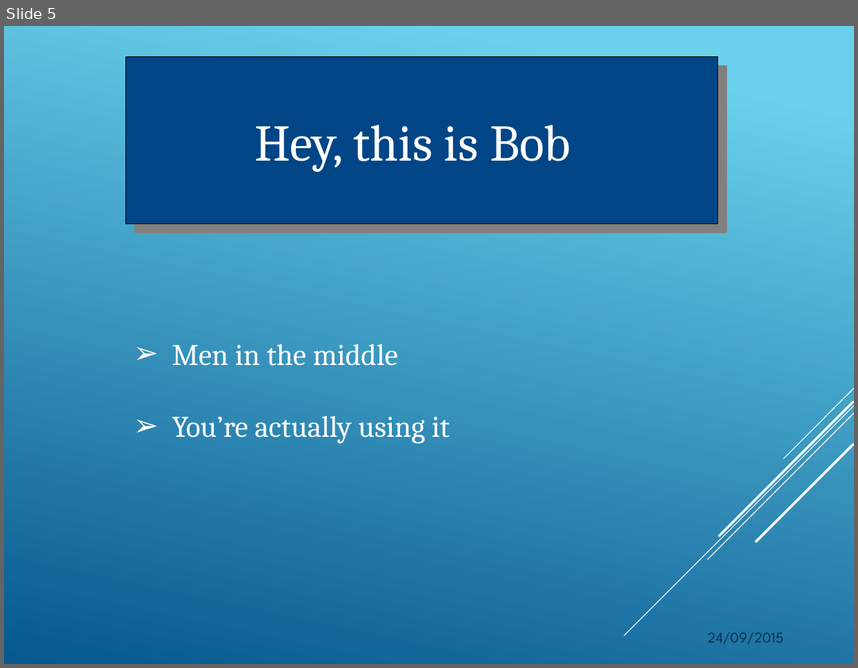
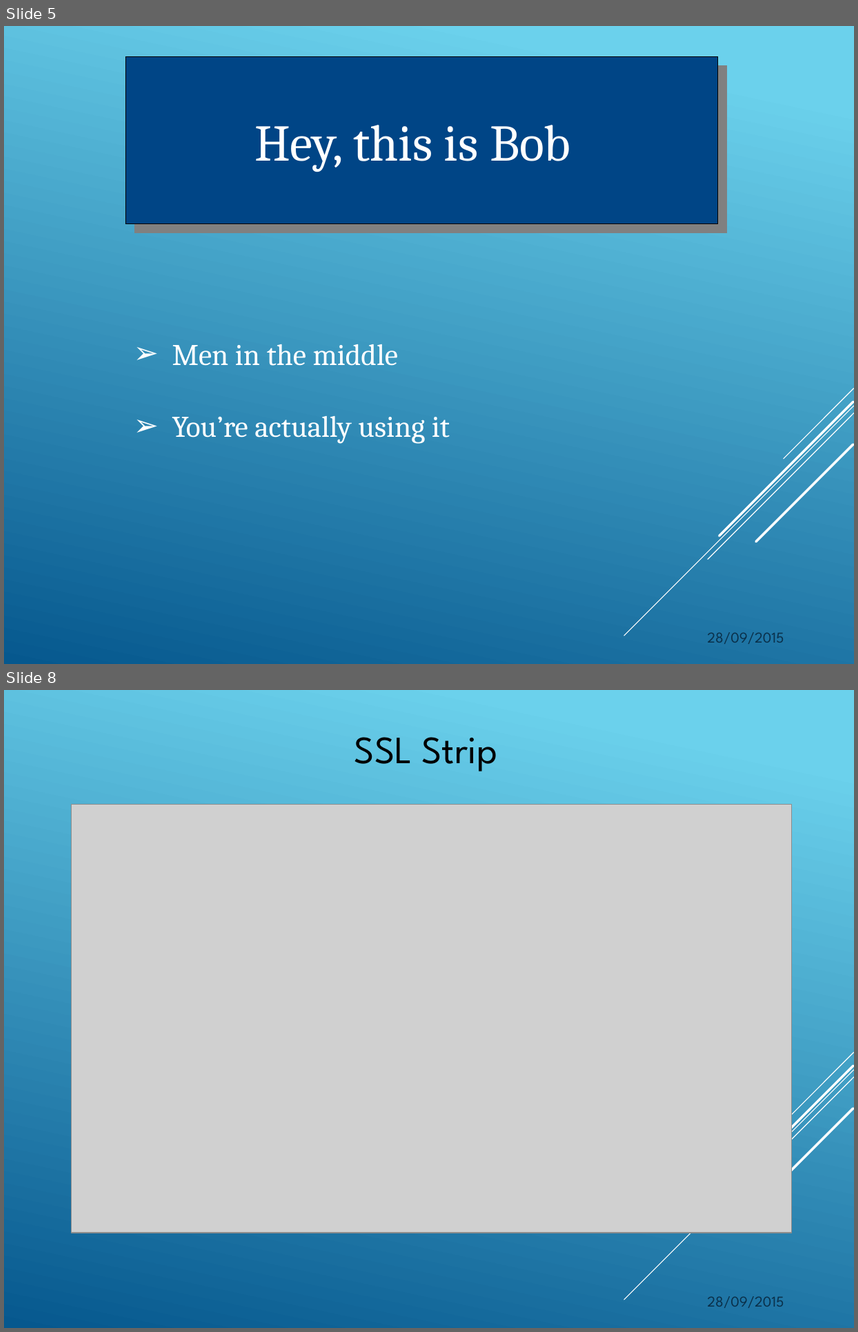
Before and after one commit to lyifan/jsct, a slide deck: doc/jsct.pptx. Shown one above the other, each under a label of ours: slide 5 before the commit, slides 5 and 8 after it; the slides between them are not shown. The pictures are 858x668 and 858x1332 pixels, drawn with LibreOffice and Linux fonts; fonts in the diff are those of the drawing; grey boxes stand for pictures. Boxes give left, top, right and bottom in pixels: in the first picture for what was removed or moved away, otherwise in the second. Text is boxed around its words. In the diff, an @@ line names an element or a change of style, - is before the commit and + after.

```diff
--- a/doc/jsct.pptx
+++ b/doc/jsct.pptx
@@ slide 8 added at bbox=[4, 690, 854, 1328], background gradient #6ED2EB to #06588E; not listed: 5 template elements that a slide beside it also shows @@
@@ text added at bbox=[355, 737, 497, 771], 36 pt, text #000000 @@
+SSL Strip
@@ picture added at bbox=[71, 804, 791, 1232] @@
@@ text added at bbox=[707, 1296, 784, 1308], 14 pt, text #0A304A @@
+28/09/2015
@@ slide 5 changed as well @@
@@ text at bbox=[707, 632, 784, 644]: text changed @@
-24/09/2015
+28/09/2015
```
Also in this commit, not shown: 6 other slides changed, 2 other slides added.
